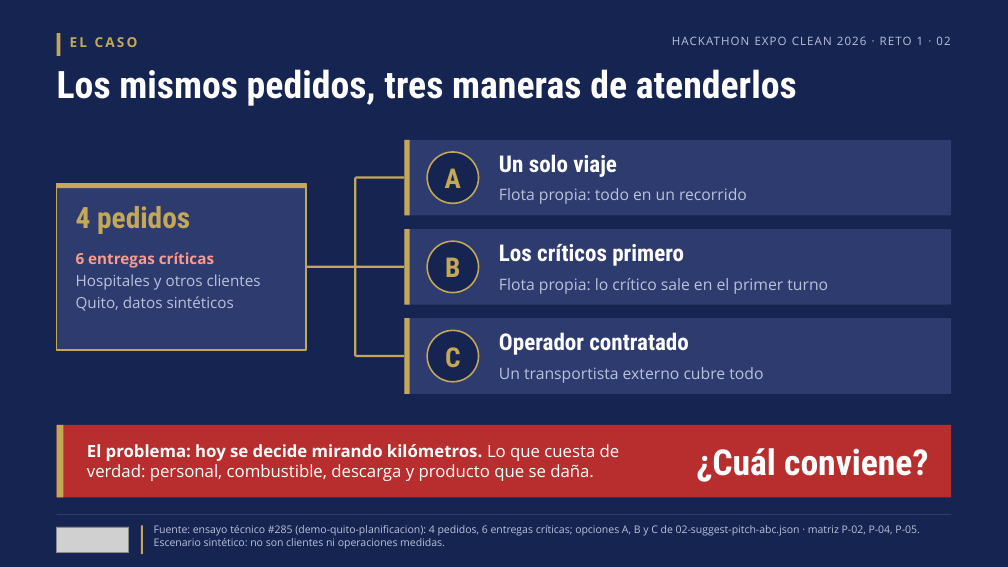
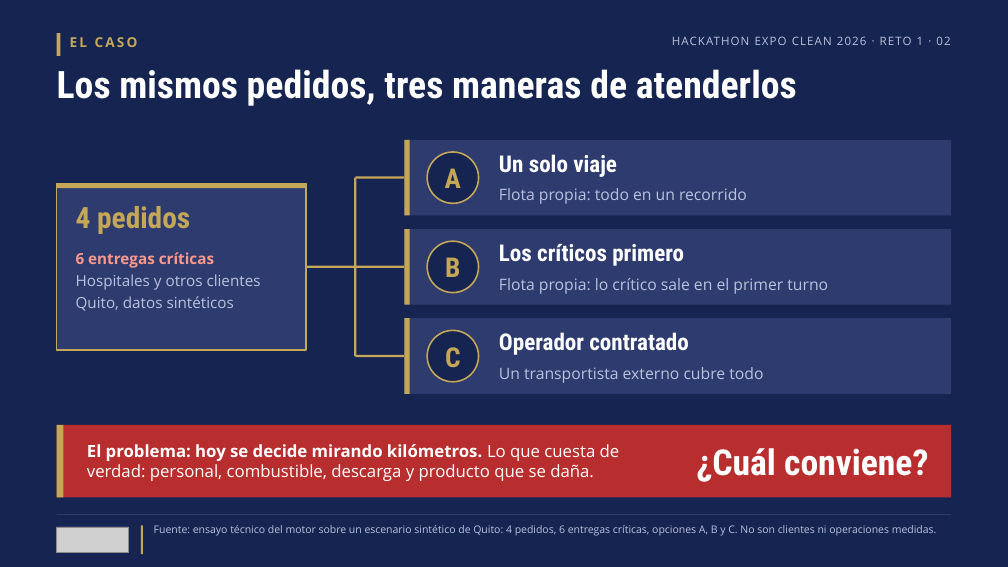
Before and after one commit to bryancito1090/istpetdev-platform, a slide deck: slide 2 of docs/boveda/Entregable/7-Pitch.pptx. Drawn at 1008x567 pixels with LibreOffice and Linux fonts; fonts in the diff are those of the drawing; grey boxes stand for pictures. Boxes give left, top, right and bottom in pixels: in the first picture for what was removed or moved away, otherwise in the second. Text is boxed around its words. In the diff, an @@ line names an element or a change of style, - is before the commit and + after.

```diff
--- a/docs/boveda/Entregable/7-Pitch.pptx
+++ b/docs/boveda/Entregable/7-Pitch.pptx
@@ text at [154, 525, 937, 536]: text changed @@
-Fuente: ensayo técnico #285 (demo-quito-planificacion): 4 pedidos, 6 entregas críticas; opciones A, B y C de 02-suggest-pitch-abc.json · matriz P-02, P-04, P-05. Escenario sintético: no son clientes ni operaciones medidas.
+Fuente: ensayo técnico del motor sobre un escenario sintético de Quito: 4 pedidos, 6 entregas críticas, opciones A, B y C. No son clientes ni operaciones medidas.
```
Also in this commit, not shown: 6 other slides changed, 37 other files.
